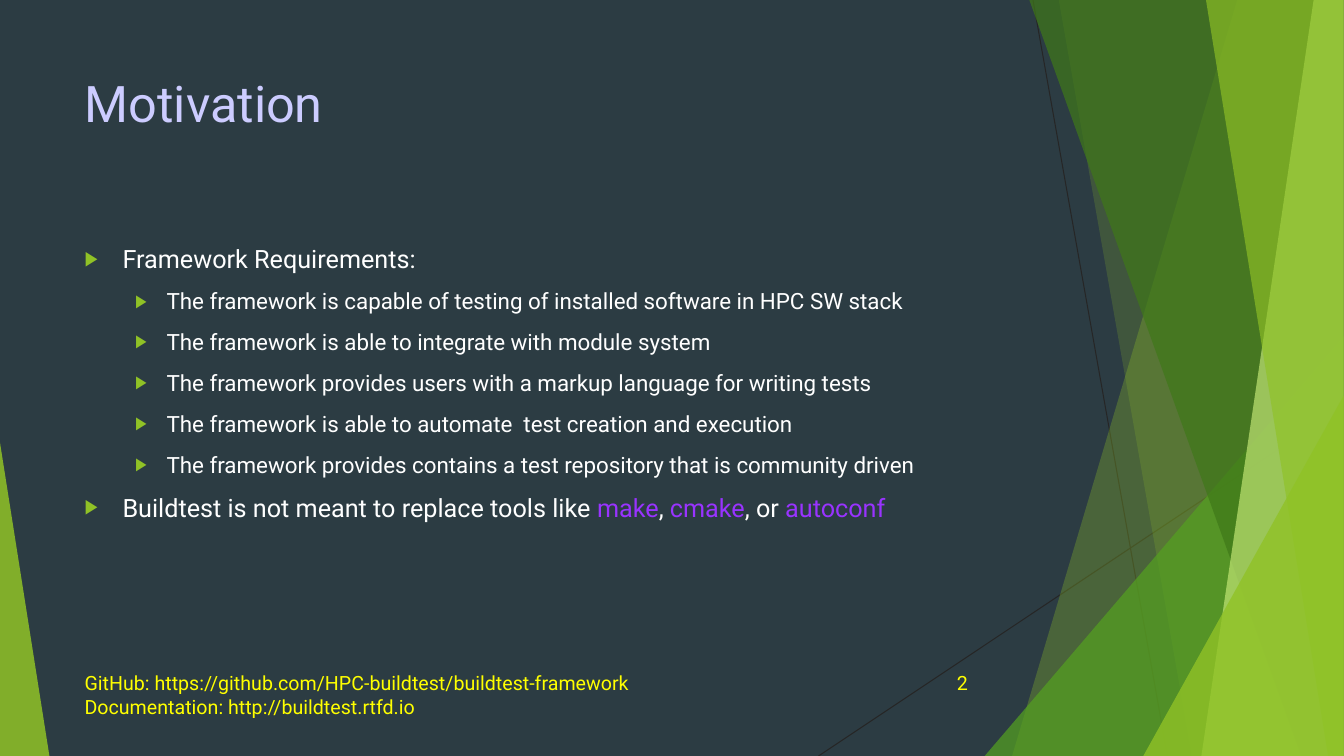
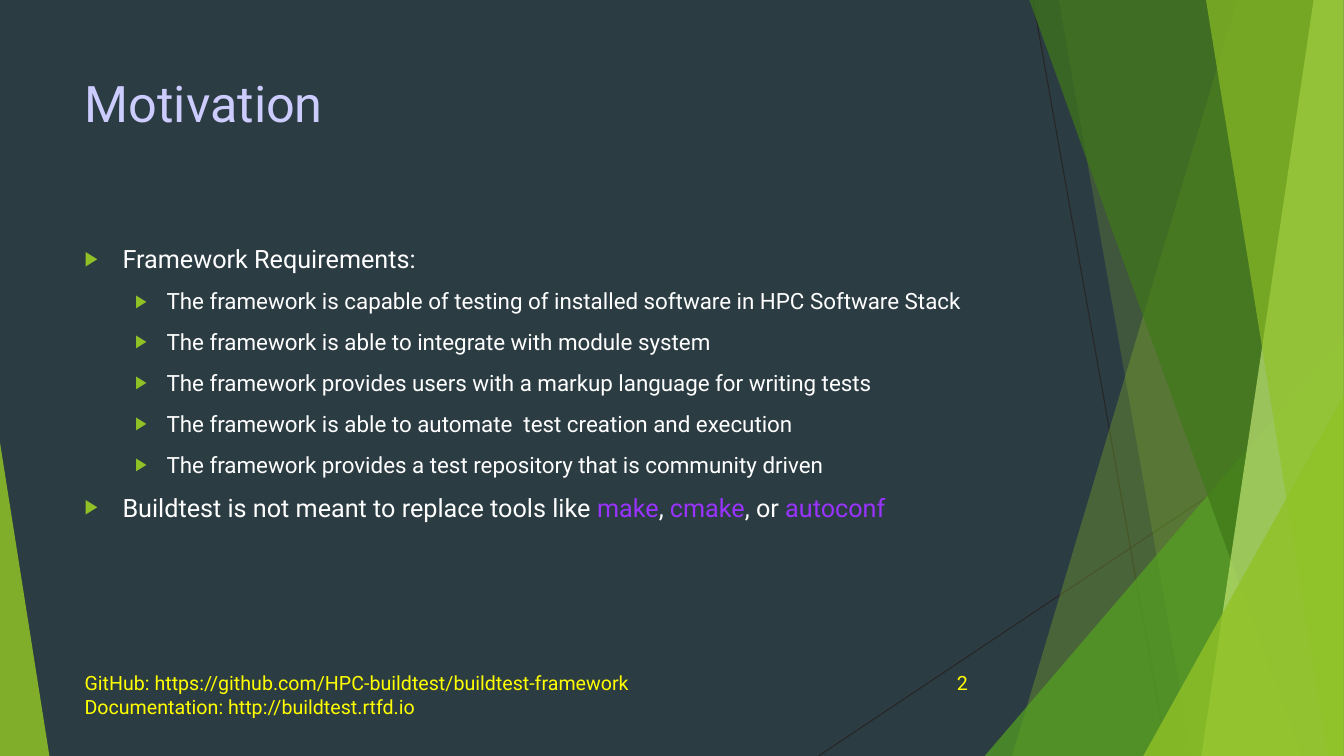
Before and after one commit to buildtesters/buildtest, a slide deck: slide 2 of docs/slides/buildtest-fosdem20.pptx. Drawn at 1344x756 pixels with LibreOffice and Linux fonts; fonts in the diff are those of the drawing. Boxes give left, top, right and bottom in pixels: in the first picture for what was removed or moved away, otherwise in the second. Text is boxed around its words. In the diff, an @@ line names an element or a change of style, - is before the commit and + after.

```diff
--- a/docs/slides/buildtest-fosdem20.pptx
+++ b/docs/slides/buildtest-fosdem20.pptx
@@ text at [167,292,961,314]: text changed @@
-  ▶ The framework is capable of testing of installed software in HPC SW stack
+  ▶ The framework is capable of testing of installed software in HPC Software Stack
@@ text at [167,456,823,478]: text changed @@
-  ▶ The framework provides contains a test repository that is community driven
+  ▶ The framework provides a test repository that is community driven
```
Also in this commit, not shown: 3 other slides changed, 2 other files.
